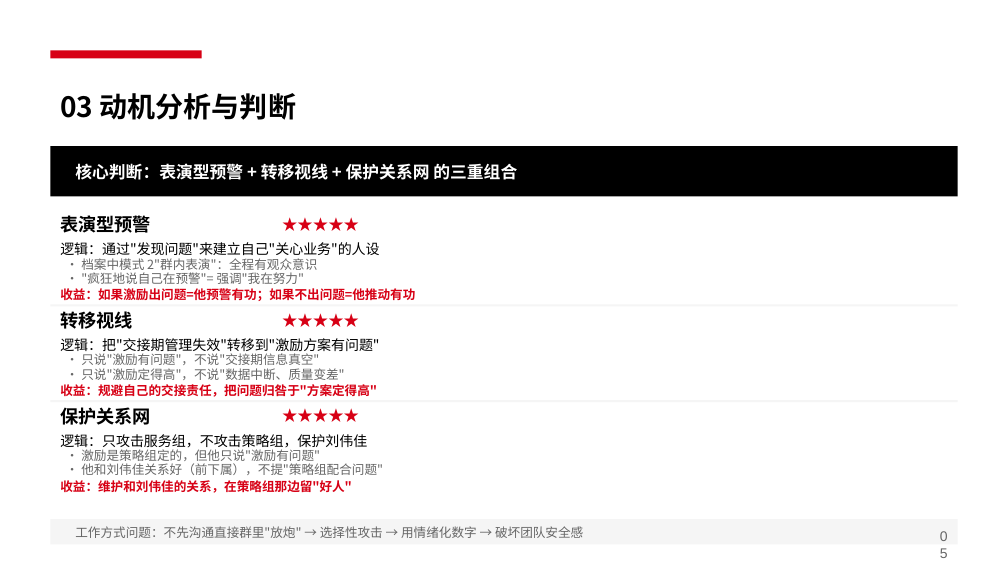
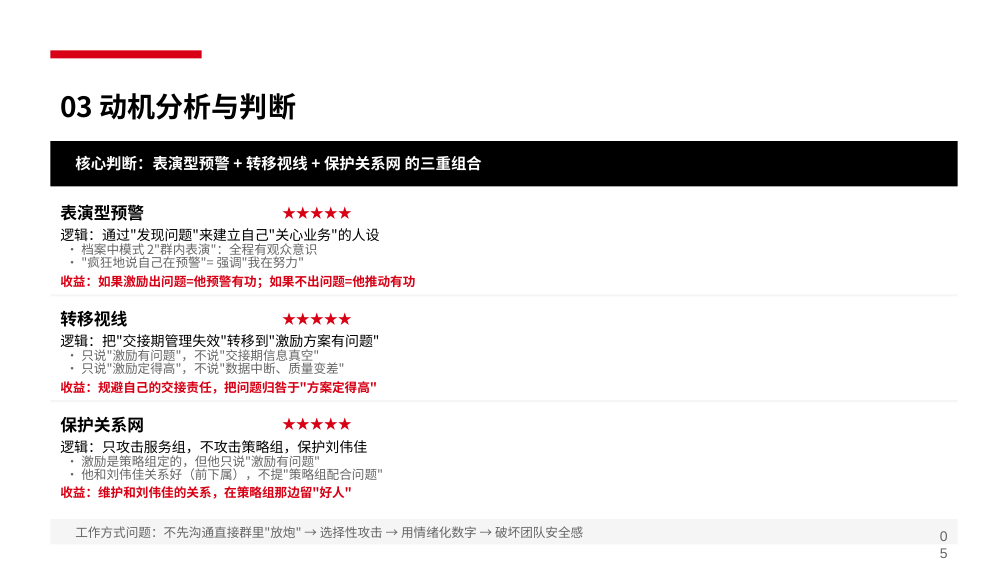
Before and after one commit to sundanian1991/openmino, a slide deck: slide 5 of slides/output/如何应对职场带节奏-v5-clean.pptx. Drawn at 1008x567 pixels with LibreOffice and Linux fonts; fonts in the diff are those of the drawing. Boxes give left, top, right and bottom in pixels: in the first picture for what was removed or moved away, otherwise in the second. Text is boxed around its words. In the diff, an @@ line names an element or a change of style, - is before the commit and + after.

Commit message:
fix: 调整排版间距，优化呼吸感
- 封面：标题从 40 号字→36 号，整体布局更紧凑
- 目录：章节间距从 0.95→0.85
- 事件回顾：表头和内容高度收紧，行距从 0.65→0.55
- 行为模式：卡片高度调整，字号从 9/10/12→8/9/11，底部总结简化为线条
- 动机分析：每项间距从 0.95→1.05，增加呼吸感
- 应对策略：卡片高度从 1.8→1.9，REACT 框架间距优化
- 总结页：左右内容间距从 0.75→0.7，金句卡片上移

```diff
--- a/slides/output/如何应对职场带节奏-v5-clean.pptx
+++ b/slides/output/如何应对职场带节奏-v5-clean.pptx
@@ rectangle: place and size @@
-rectangle at [50, 146, 958, 197]
+rectangle at [50, 141, 958, 186]
@@ text "核心判断：表演型预警 + 转移视线 + 保护关系网 ..." at [75, 156, 482, 171]: size 12 to 11 pt @@
@@ size 13 to 12 pt in 3 elements at [60, 310, 127, 327], [60, 416, 144, 433], [60, 204, 144, 221] @@
@@ 2 texts, 1 rectangle: place and size @@
-2 texts, 1 rectangle at [50, 212, 958, 306]
+2 texts, 1 rectangle at [50, 202, 958, 296]
@@ size 11 to 10 pt in 3 elements at [272, 307, 474, 330], [272, 413, 474, 435], [272, 202, 474, 224] @@
@@ 4 texts: place and size @@
-4 texts at [60, 242, 415, 301]
+4 texts at [60, 228, 415, 288]
@@ 3 texts: place and size @@
-3 texts at [60, 338, 379, 380]
+3 texts at [60, 334, 379, 374]
@@ text "保护关系网": place and size @@
-text "保护关系网" at [60, 407, 151, 425]
+text "保护关系网" at [60, 416, 144, 433]
@@ text "★★★★★": place and size @@
-text "★★★★★" at [272, 403, 474, 428]
+text "★★★★★" at [272, 413, 474, 435]
@@ 4 texts: place and size @@
-4 texts at [60, 434, 383, 493]
+4 texts at [60, 440, 383, 499]
```
Also in this commit, not shown: 6 other slides changed, 7 other files.
